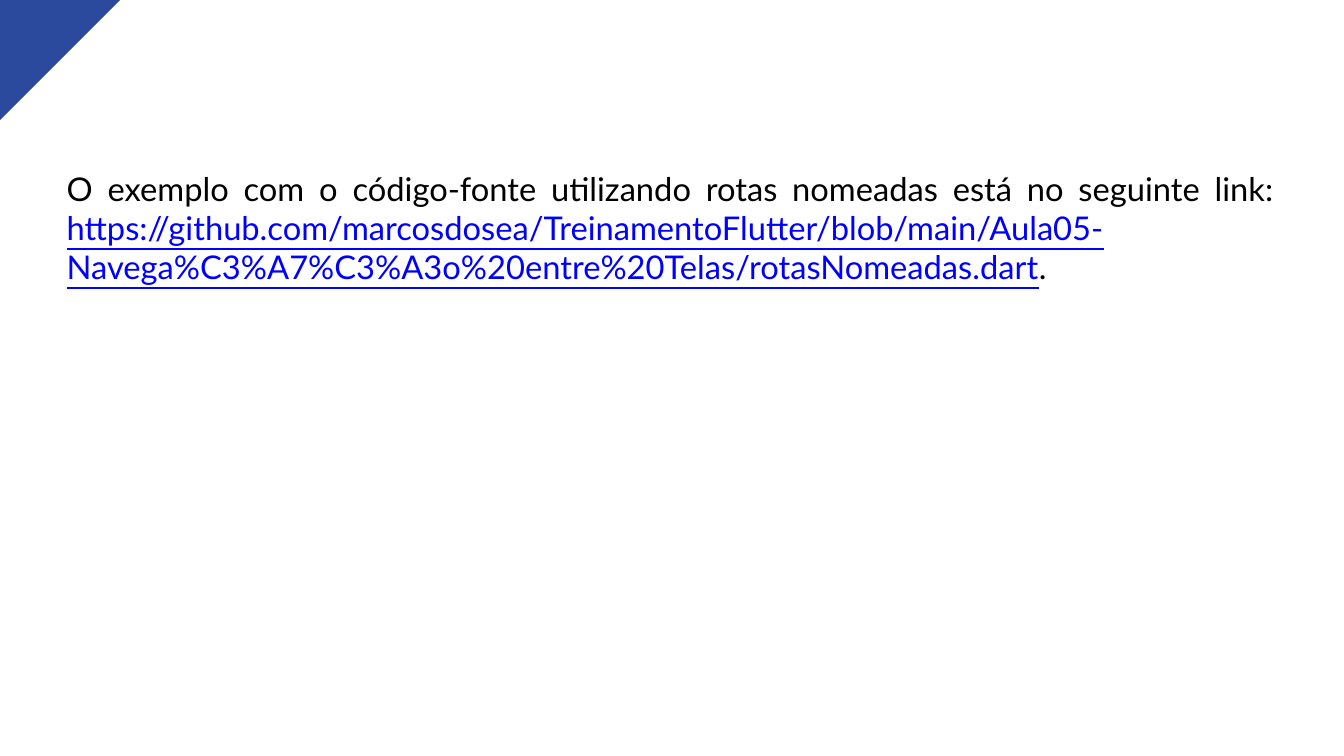
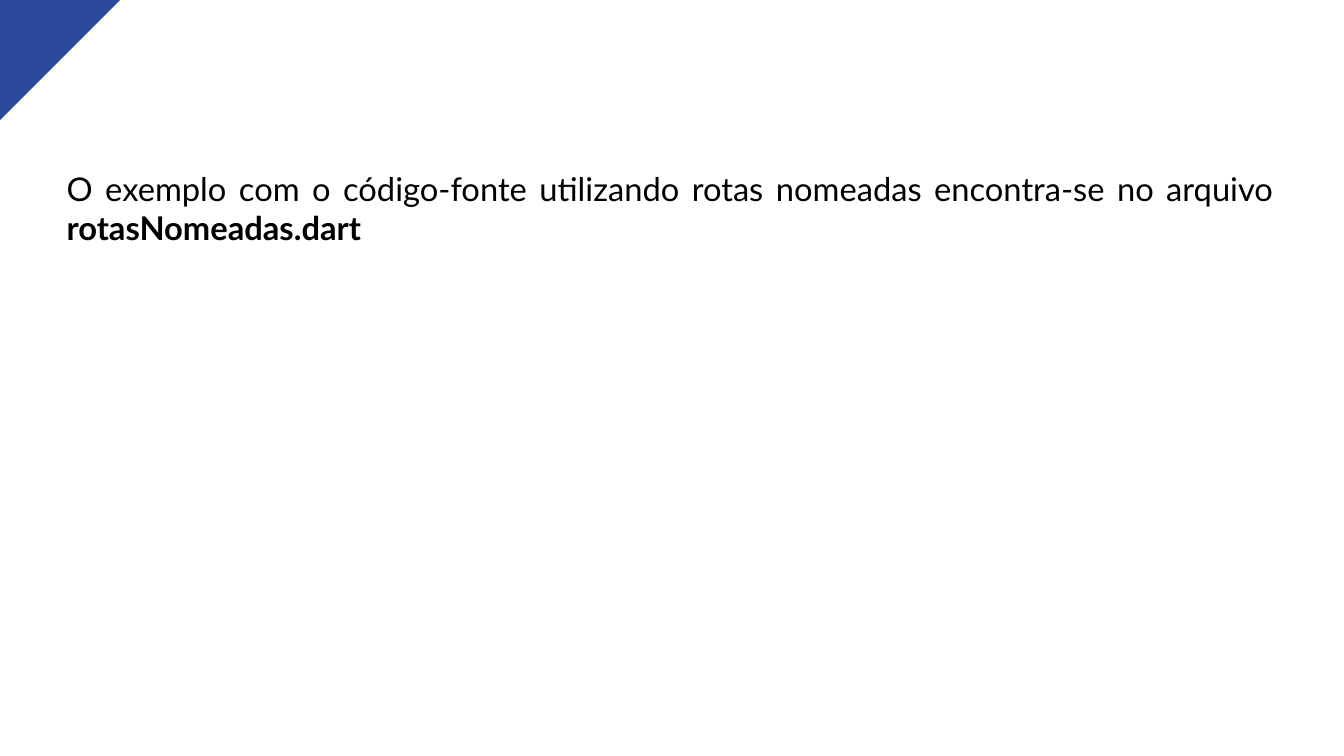
Before and after one commit to marcosdosea/TreinamentoFlutter, a slide deck: slide 12 of Aula05-Navegação entre Telas/Aula05-Navegação entre Telas.pptx. Drawn at 1344x756 pixels with LibreOffice and Linux fonts; fonts in the diff are those of the drawing. Boxes give left, top, right and bottom in pixels: in the first picture for what was removed or moved away, otherwise in the second. Text is boxed around its words. In the diff, an @@ line names an element or a change of style, - is before the commit and + after.

Commit message:
Correção da aula sobre Navegação entre telas

```diff
--- a/Aula05-Navegação entre Telas/Aula05-Navegação entre Telas.pptx
+++ b/Aula05-Navegação entre Telas/Aula05-Navegação entre Telas.pptx
@@ text at <box>67,177,1273,241</box>: text changed; text colour #0000FF to #000000 @@
-O exemplo com o código-fonte utilizando rotas nomeadas está no seguinte link: https://github.com/marcosdosea/TreinamentoFlutter/blob/main/Aula05-Navega%C3%A7%C3%A3o%20entre%20Telas/rotasNomeadas.dart.
+O exemplo com o código-fonte utilizando rotas nomeadas encontra-se no arquivo rotasNomeadas.dart
```
Also in this commit, not shown: 1 other slide changed.
